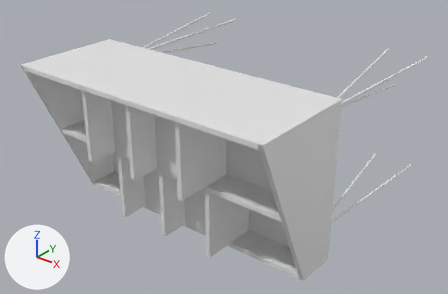
Renders of the OBJ model models/seven_inch/vinyl_record_storage.obj from each side of a commit.
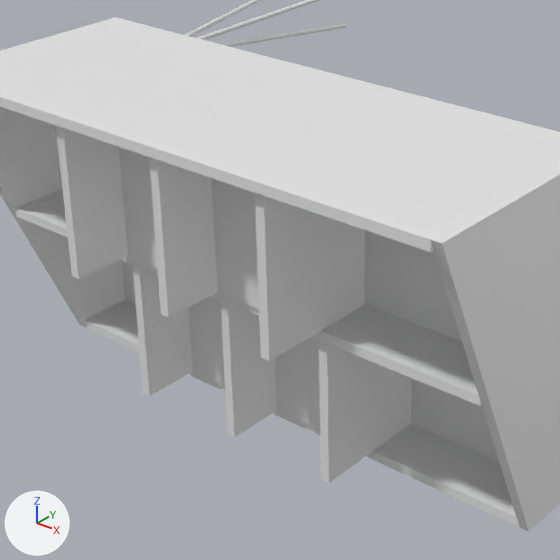
Each version is shown whole from a 50 mm camera at (83.1, -71.4, 57.1) aimed at (23.2, 3.5, 10.7), then close up on the part from 12% to 71% of the width and 11% to 100% of the height. Every picture has the same lights, and +X, +Y and +Z are marked at lower left. The older version's two pictures come first. Where no turn or scale is listed for an object, it has been applied to the vertices. Vertices at exactly the same position are counted once.

The first close-up shows 'vinyl_record_storage'.
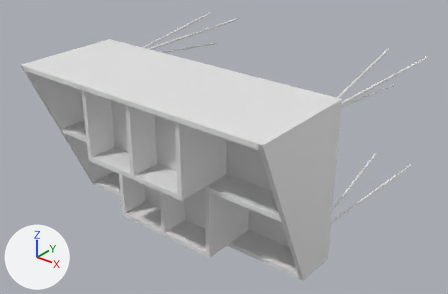
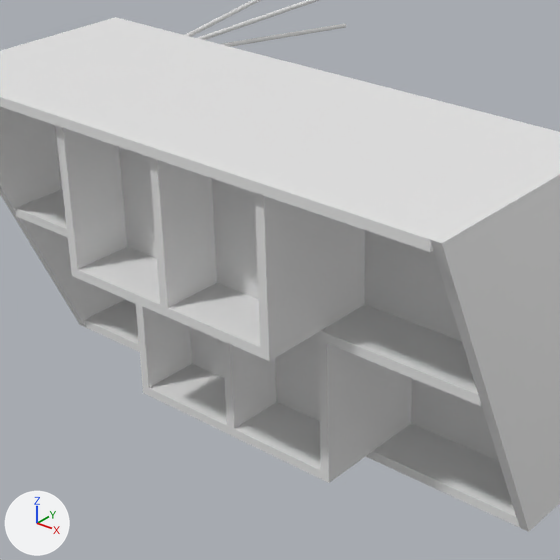
Where the change shows, as pixel boxes [x1, y1, x2, y2] in the close-ups (560 x 560 px):
part 1 of me_vinyl_record_storage, added: after [149, 364, 321, 479]
part 2 of me_vinyl_record_storage, added: after [78, 247, 261, 357]

Diff of the bpy script that builds the scene:
```diff
--- a/models/seven_inch/vinyl_record_storage.obj.py
+++ b/models/seven_inch/vinyl_record_storage.obj.py
@@ me_vinyl_record_storage @@
 # used by ob_vinyl_record_storage; location = (0.0, 0.0, 0.0)
-me_vinyl_record_storage.from_pydata(...)  # 972 vertices, 1872 faces; spans x -0.6..47.2, y -18.5..28.0, z -1.0..26.3
+me_vinyl_record_storage.from_pydata(...)  # 988 vertices, 1920 faces; spans x -0.6..47.2, y -18.5..28.0, z -1.0..26.3
+# me_vinyl_record_storage part 1
+# 8 new vertices lie (0.0, 0.0, 0.7) away from vertices in x 14.4..32.1, y -12.0..-7.3, z 0.8
+# 24 new faces join them
+# me_vinyl_record_storage part 2
+# 8 new vertices lie (0.0, 0.0, 0.8) away from vertices in x 14.4..32.1, y -17.8..-13.0, z 13.5
+# 24 new faces join them
```
